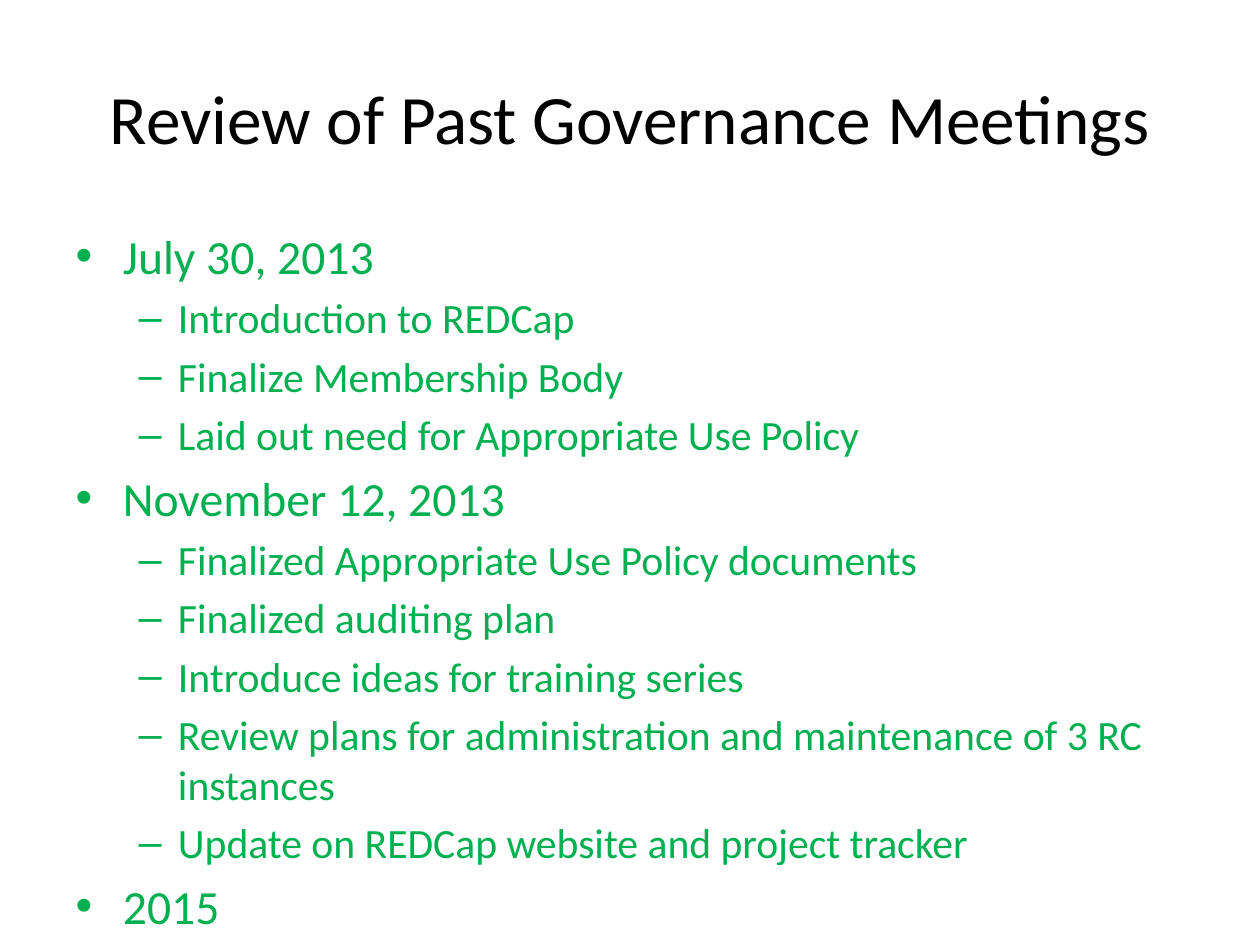
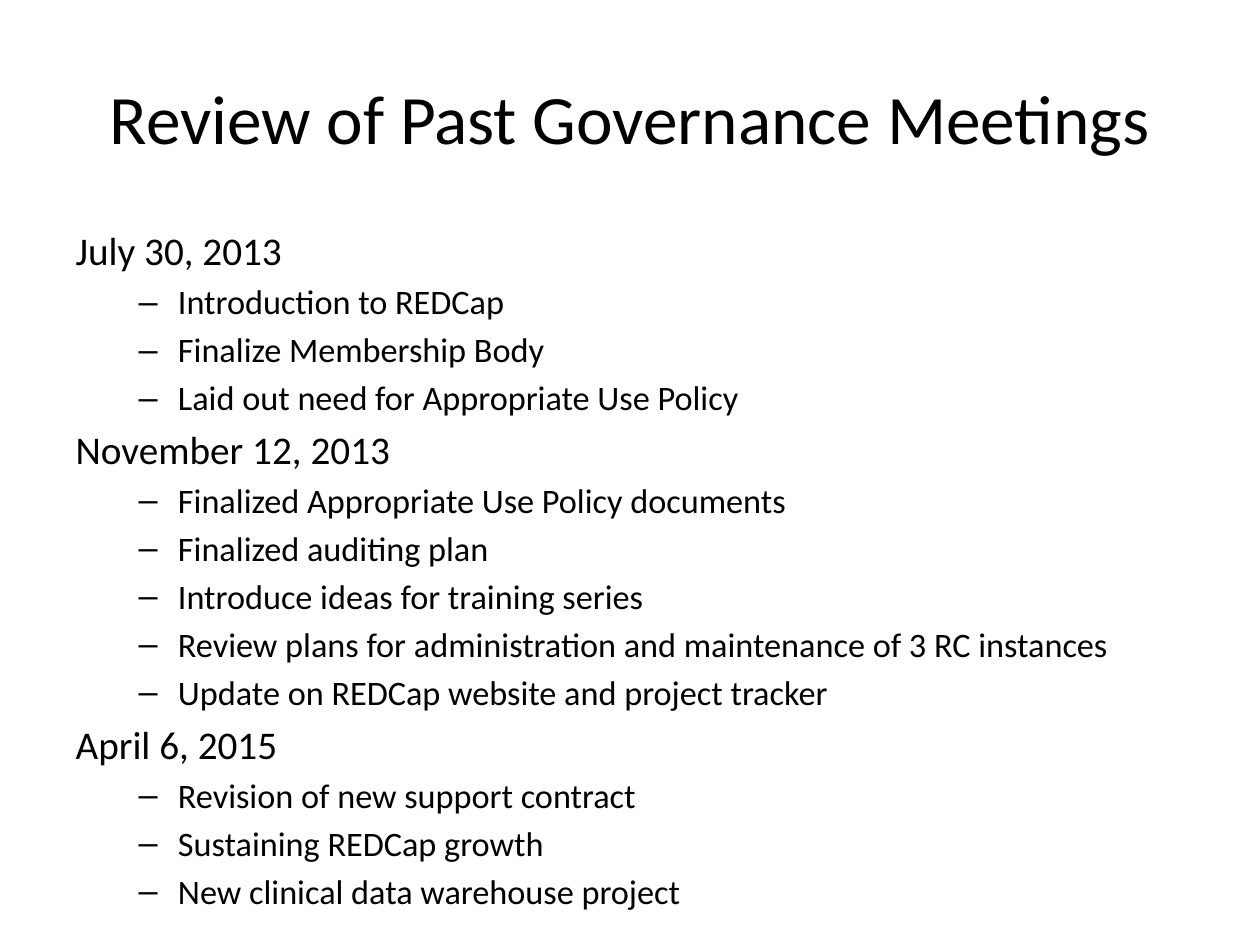
Before and after one commit to OuhscBbmc/RedcapGovernanceDocs, a slide deck: slide 2 of agendas/2016-04-redcap-governance-meeting.pptx. Drawn at 1260x945 pixels with LibreOffice and Linux fonts; fonts in the diff are those of the drawing. Boxes give left, top, right and bottom in pixels: in the first picture for what was removed or moved away, otherwise in the second. Text is boxed around its words. In the diff, an @@ line names an element or a change of style, - is before the commit and + after.

Commit message:
2016 agenda slides and support plan

```diff
--- a/agendas/2016-04-redcap-governance-meeting.pptx
+++ b/agendas/2016-04-redcap-governance-meeting.pptx
@@ text at <box>76,237,1107,711</box>: size 27.2 to 22.4 pt in "July 30, 2013", "November 12, 2013"; text colour #00B050 to #000000 in "July 30, 2013", "Introduction to REDCap", "Finalize Membership Body", "Laid out need for Appropriate Use Policy" and 6 more places; size 23.8 to 19.6 pt in "Introduction to REDCap", "Finalize Membership Body", "Laid out need for Appropriate Use Policy", "Finalized Appropriate Use Policy documents" and 4 more places; bullet • to none @@
@@ text at <box>76,731,636,862</box>: text changed; size 27.2 to 19.6 pt; text colour #00B050 to #000000 @@
-• 2015
+April 6, 2015
+  – Revision of new support contract
+  – Sustaining REDCap growth
+  – New clinical data warehouse project
```
Also in this commit, not shown: 7 other slides changed, 9 slides added, 9 slides removed, 1 other file.
